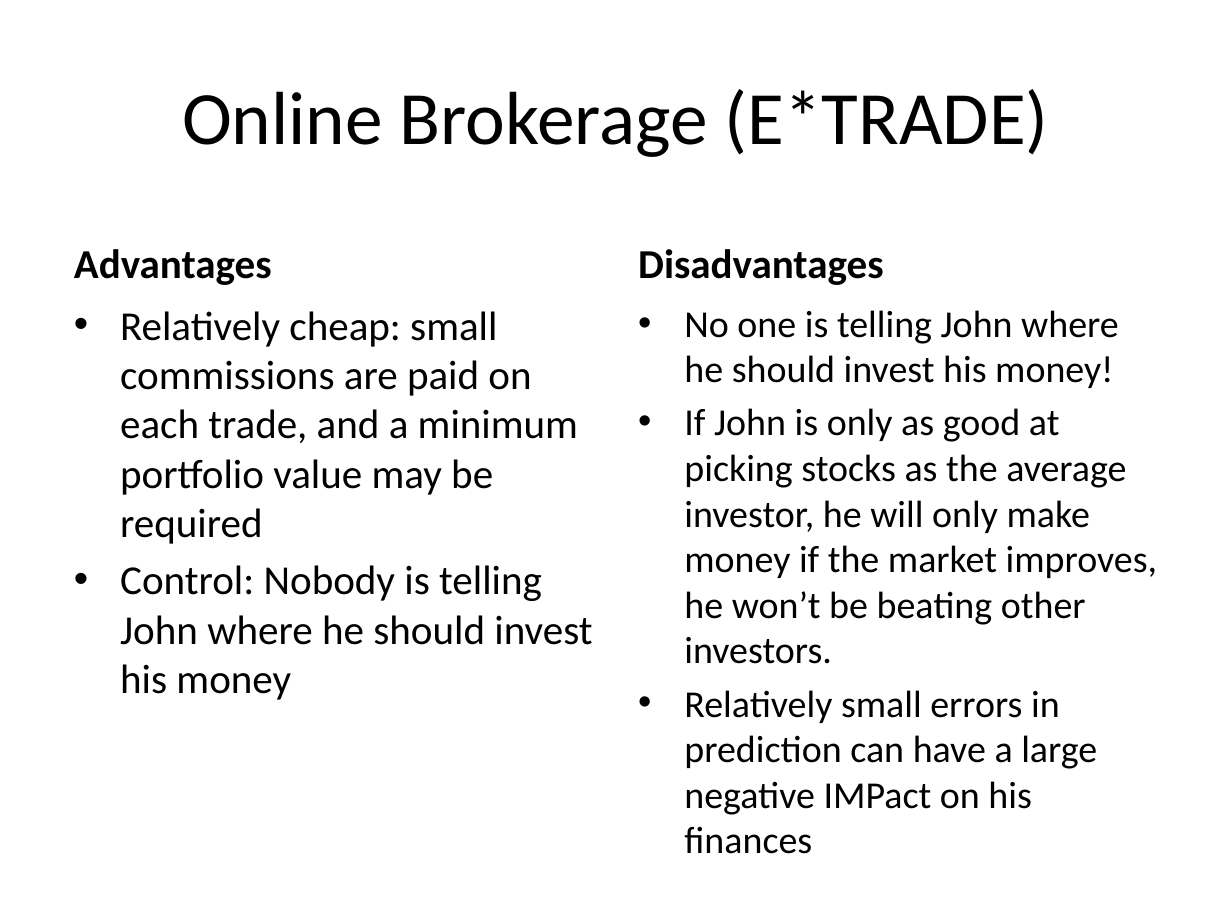
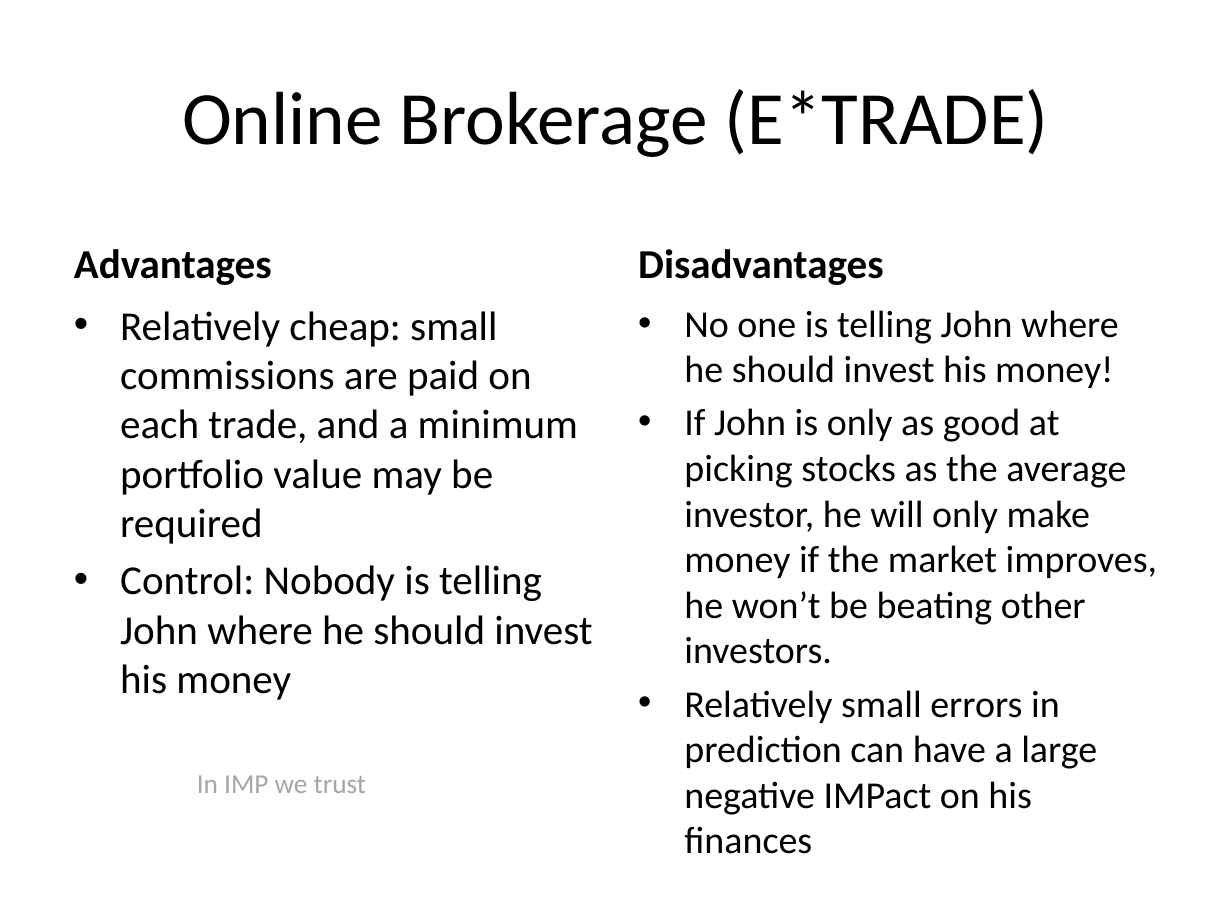
Before and after one commit to ChrisBye/rpi-imp, a slide deck: slide 5 of final presentation/justification and vision.pptx. Drawn at 1232x924 pixels with LibreOffice and Linux fonts; fonts in the diff are those of the drawing. Boxes give left, top, right and bottom in pixels: in the first picture for what was removed or moved away, otherwise in the second. Text is boxed around its words. In the diff, an @@ line names an element or a change of style, - is before the commit and + after.

```diff
--- a/final presentation/justification and vision.pptx
+++ b/final presentation/justification and vision.pptx
@@ text added at (197,775,366,793), 16 pt, text #A6A6A6 @@
+In IMP we trust
```
Also in this commit, not shown: 2 other slides changed.
